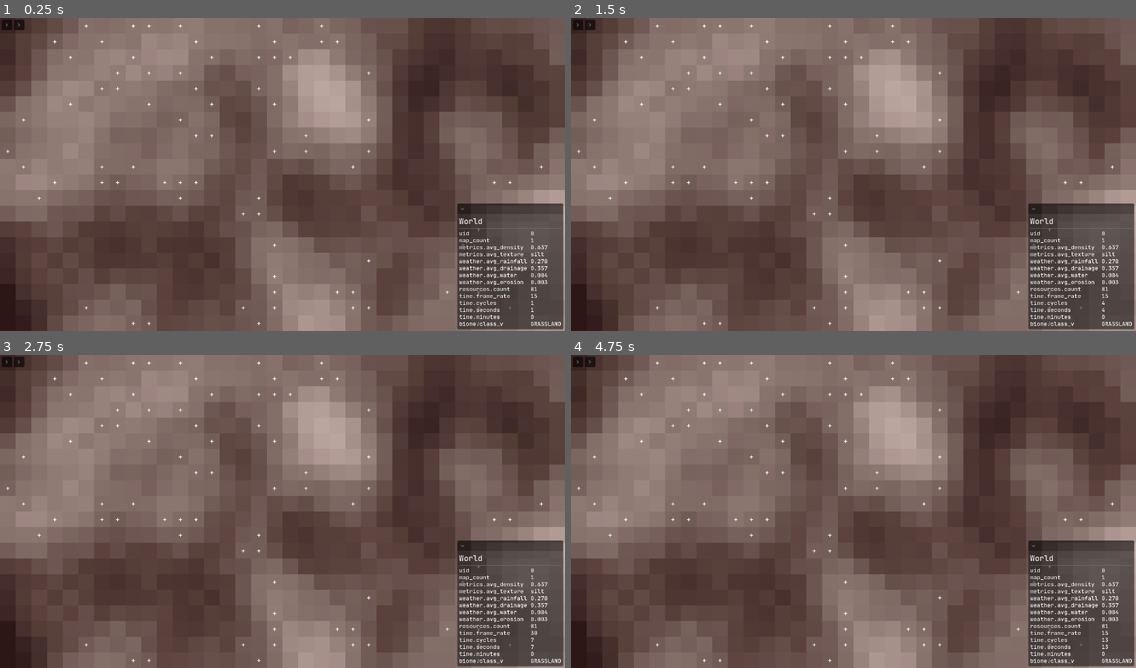
Above: before the commit, frames 1-4 (two rows, left to right).
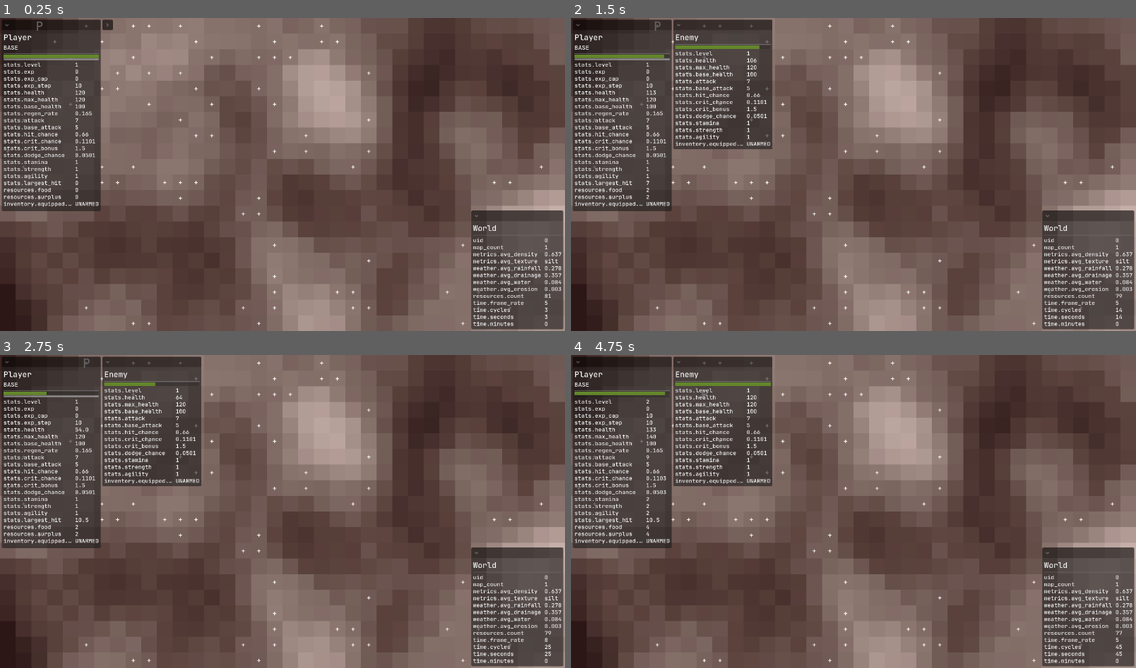
Above: after the commit, the same moments.

Repository: crystalfiction/rpg-simulator
Game: Godot game, scene res://src/controllers/world/world_controller.tscn
The game is run twice, just before and just after one commit, with the same random seed, the same clock (stepped at 60 frames per second) and the same inputs.
Inputs:
- Up to frame 1 (0.25 s): no input
- Up to frame 2 (1.5 s): hold - (world_tick_dec) 0.53-1.28 s; tap Enter at 1.25 s; tap = (world_tick_inc) at 1.35 s
- Up to frame 3 (2.75 s): hold - (world_tick_dec) from 2.03 s (still down)
- Up to frame 4 (4.75 s): tap Space at 2.75 s; release - (world_tick_dec) at 2.78 s; tap = (world_tick_inc) at 2.85, 4.35 s; hold - (world_tick_dec) 3.53-4.28 s

The runs differ from the first frame. In frame 1, 13% of the frame differs, in the area x 0-100%, y 0-100%; in frame 2, 20%; in frame 3, 20%; in frame 4, 20%.

Commit message:
reverted some entity classes + updated README.md

Diff:
--- a/src/controllers/ui/ui_controller.gd
+++ b/src/controllers/ui/ui_controller.gd
@@ -179,9 +179,6 @@
 	var terrain_filter = {
 		0: ["map_count", "metrics", "weather", "resources"],
 	}
-	var biome_filter = {
-		0: ["class_v"]
-	}
 	var player_filter = {
 		0: ["stats", "skills", "resources", "inventory"]
 	}
@@ -192,7 +189,6 @@
 		if (
 			obj is World && k in world_filter[0] ||
 			obj is Terrain && k in terrain_filter[0] ||
-			obj is Biome && k in biome_filter[0] ||
 			obj is Player && k in player_filter[0] ||
 			obj is Enemy && k in enemy_filter[0]
 		):
@@ -270,15 +266,6 @@
 		# no player controller, hide player panel
 		self.player_panel.folded = true
 
-func _init_biome_stats(curr_labels: Array):
-	if self.world.data.terrain:
-		if self.world.data.terrain.data.weather:
-			if ! self.world.data.terrain.data.weather.is_empty():
-				var biome = self.world.data.terrain.data.biome
-				var found = _check_obj_labels(biome, curr_labels)
-				if !found:
-					_make_data_labels(biome, "world_stats")
-
 func _init_world_stats():
 	# make world labels
 	var w = self.world
@@ -306,6 +293,5 @@
 
 # Called every frame. 'delta' is the elapsed time since the previous frame.
 func _process(delta: float) -> void:
-	_init_biome_stats(self.labels)
 	_init_enemy_stats(self.labels)
 	_update_labels(self.labels)
--- a/src/controllers/world/terrain_controller.gd
+++ b/src/controllers/world/terrain_controller.gd
@@ -202,9 +202,6 @@
 func _generate_terrain(curr_terrain: Terrain) -> void:
 	## TODO: account for existing terrain classification data
 	## when generating new maps
-	# evaluate biome
-	var new_biome = terrain.get_terrain_biome()
-
 	# create new Terrain obj
 	var new_terrain = Terrain.new()
 	new_terrain.data.map_count = self.terrain.data.map_count
@@ -221,6 +218,7 @@
 
 	# unflag map_complete
 	self.terrain.data.map_complete = false
+	self.terrain.data.map_count += 1
 
 	# update world data to new terrain map
 	self.world.data.terrain = self.terrain
@@ -463,10 +461,6 @@
 			else:
 				results.append(s)
 
-	# get biome classification
-	var new_biome = self.terrain.get_terrain_biome()
-	self.terrain.data.biome = new_biome
-
 # Terrain Processing
 
 ## processes the controller's time cycle
--- a/src/controllers/world/time_controller.gd
+++ b/src/controllers/world/time_controller.gd
@@ -9,9 +9,8 @@
 # components
 var frames: float = 0.0
 var time_scale: float = 60.0
-var frame_rate: int = 15
+var frame_rate: int = 5
 var frame_rates: Array = [
-	30,
 	15, # default
 	8,
 	5,
--- a/src/controllers/world/world_controller.gd
+++ b/src/controllers/world/world_controller.gd
@@ -133,8 +133,8 @@
 	var init_controllers = [
 		_init_world_entity(),
 		_init_terrain_controller(),
-		# _init_player_controller(),
-		# _init_enemy_controller(),
+		_init_player_controller(),
+		_init_enemy_controller(),
 		_init_time_controller(),
 		_init_ui(),
 	]
--- a/src/entities/world/tiles/tile.tscn
+++ b/src/entities/world/tiles/tile.tscn
@@ -7,18 +7,14 @@
 [sub_resource type="GradientTexture2D" id="GradientTexture2D_mk1qm"]
 gradient = ExtResource("1_f75nv")
 
-[node name="Tile" type="Sprite2D" unique_id=1023157020 node_paths=PackedStringArray("label_density", "label_water", "label_erosion", "label_resources", "label_grid_x", "label_grid_y", "tile_terrain", "tile_weather") groups=["tiles"]]
+[node name="Tile" type="Sprite2D" unique_id=1023157020 node_paths=PackedStringArray("label_resources", "label_grid_x", "label_grid_y", "tile_terrain") groups=["tiles"]]
 texture = SubResource("GradientTexture2D_mk1qm")
 centered = false
 script = ExtResource("1_1rpgm")
-label_density = NodePath("")
-label_water = NodePath("")
-label_erosion = NodePath("")
 label_resources = NodePath("Terrain/Labels/Interactables/Resources")
 label_grid_x = NodePath("Terrain/Labels/GridLabels/x")
 label_grid_y = NodePath("Terrain/Labels/GridLabels/y")
 tile_terrain = NodePath("Terrain")
-tile_weather = NodePath("")
 
 [node name="Terrain" type="ColorRect" parent="." unique_id=1311118609]
 anchors_preset = 15
Not shown, changed: README.md
